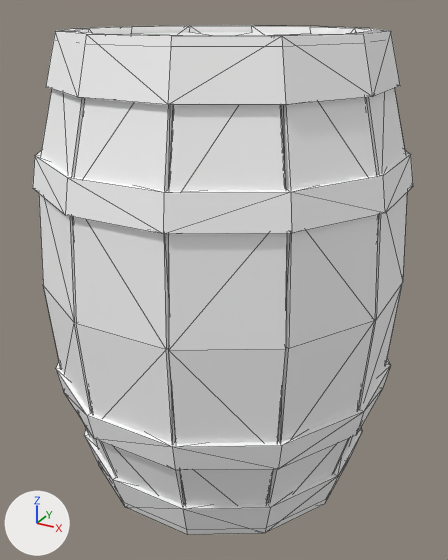
The glTF model Client/Client/Resource/DDSMapData/Meshes/SM_Barrell_Closed_01.gltf, before and after one commit.
One viewpoint serves both versions: a 50 mm lens placed at (0.712, -1.289, 0.603), pointed at (0.009, -0.013, -0.036). The lights are fixed; the arrows at lower left show +X, +Y and +Z. The picture after the commit comes second. Mesh edges are drawn as thin lines.

The scene before the commit, as lines of its bpy script (objects in view):
```python
mat_mi_prop_01 = principled_material('MI_Prop_01')
mat_mi_prop_01.base_color = (1.0, 1.0, 1.0)  # white #ffffff
me_sm_barrell_closed_01 = bpy.data.meshes.new('SM_Barrell_Closed_01')
me_sm_barrell_closed_01.from_pydata(...)  # 484 vertices, 864 faces; spans x -0.43..0.43, y -0.43..0.43, z -0.558..0.558
me_sm_barrell_closed_01.materials.append(mat_mi_prop_01)  # white #ffffff
ob_sm_barrell_closed_01 = bpy.data.objects.new('SM_Barrell_Closed_01', me_sm_barrell_closed_01)
ob_sm_barrell_closed_01.location = (0.0, 0.0, 0.0)
```
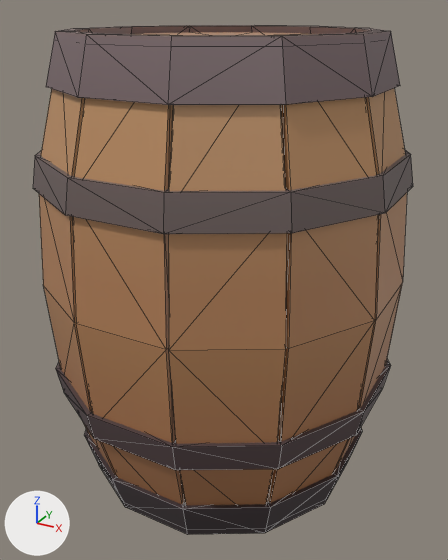
What differs and where, as boxes (x1, y1, x2, y2) in the pictures (448 x 560 px):
'SM_Barrell_Closed_01', surface changed (darker): (33, 25, 413, 535) in both

The edits, one by one:
Picture 'MI_Prop_01_BaseColor.png' (img_mi_prop_01_basecolor_png) is new.
In material 'MI_Prop_01' (mat_mi_prop_01), base_color is no longer (1.0, 1.0, 1.0), white #ffffff.
In material 'MI_Prop_01' (mat_mi_prop_01), texture is now set to img_mi_prop_01_basecolor_png.
